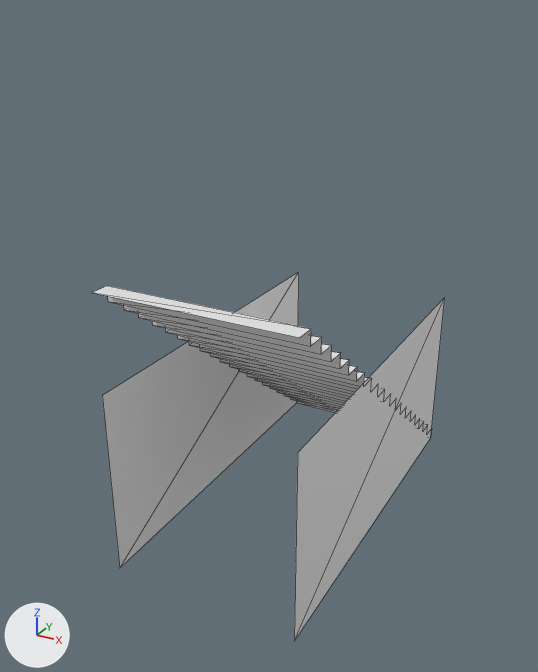
The glTF model Media/3DAssets/Environment/StairsDown.glb, before and after one commit.
One viewpoint serves both versions: a 50 mm camera at (1.62, -2.31, 1.12) aimed at (-0.1, 0.82, -0.44). Every picture has the same lights, and +X, +Y and +Z are marked at lower left. The older version comes first. Mesh edges are drawn as thin lines. Vertices at exactly the same position are counted once.

Objects in the first picture: 'Stairs'.
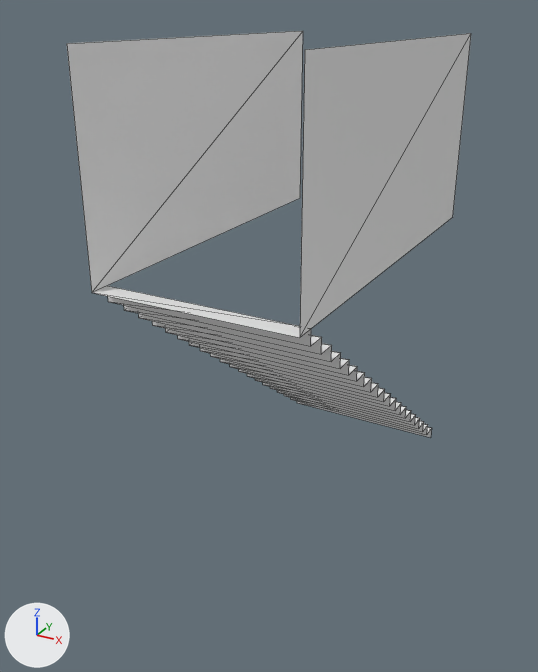
The newer file is also turned or shifted as a whole; pictures and numbers use the older file's frame.

What the commit changed:
me_stairsmesh is used by ob_stairs; location (0.0, 0.0, 0.0).
Verts and faces of me_stairsmesh; kept vertices keep their numbers, new ones are numbered from 88.
Before the commit, vertices of me_stairsmesh: 1 (-0.5, 1.97, -1.5) at pixel (296, 402), 3 (0.5, 1.97, -1.5) at pixel (430, 437), 82 (-0.5, -0.03, -0.5) at pixel (102, 395), 83 (-0.5, -0.03, -1.5) at pixel (119, 568), 84 (-0.5, 1.97, -0.5) at pixel (298, 271).
Before the commit, vertices of me_stairsmesh: 85 (0.5, -0.03, -0.5) at pixel (297, 452), 86 (0.5, -0.03, -1.5) at pixel (294, 641), 87 (0.5, 1.97, -0.5) at pixel (444, 297).
me_stairsmesh had 88 vertices, 84 faces and spanned x -0.5..0.5, y -0.03..1.97, z -1.5..0.0.
me_stairsmesh now has 90 vertices, 84 faces and spans x -0.5..0.5, y -0.03..1.97, z -1.5..1.0.
Part 1, on me_stairsmesh:
Vertices deleted: 82 to 87 (with the faces that use them).
New vertex 88 is at (-0.5, -0.03, 1.0), pixel (66, 43).
New vertex 89 is at (-0.5, -0.03, 0.0), pixel (91, 292).
New vertex 90 is at (0.5, -0.03, 1.0), pixel (304, 49).
New vertex 91 is at (0.5, -0.03, 0.0), pixel (299, 337).
New vertices 92 to 95 stand at vertices 88 to 91, in that order, plus (0.0, 2.0, 0.0).
New faces: (89, 93, 92), (88, 89, 92), (90, 94, 91), (91, 94, 95).

What differs and where, as boxes (x1, y1, x2, y2) in the pictures (538 x 672 px; the box of a moved part takes in the faces that stretch with it):
'Stairs', reshaped (14% wider, 10% taller)
    before: (92, 272, 445, 641)
    after: (67, 31, 471, 438)
part 1 of me_stairsmesh, moved or reshaped
    before: (102, 272, 445, 641)
    after: (67, 31, 471, 337)
